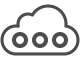
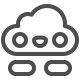
Revision of a layered 80×80 image; what changed, layer by layer:
added layer "Objet dynamique vectoriel" (1st of 2) above "Objet dynamique vectoriel" over [1, 4, 79, 76]
hid "Objet dynamique vectoriel" (2nd of 2) over [0, 4, 80, 56]
